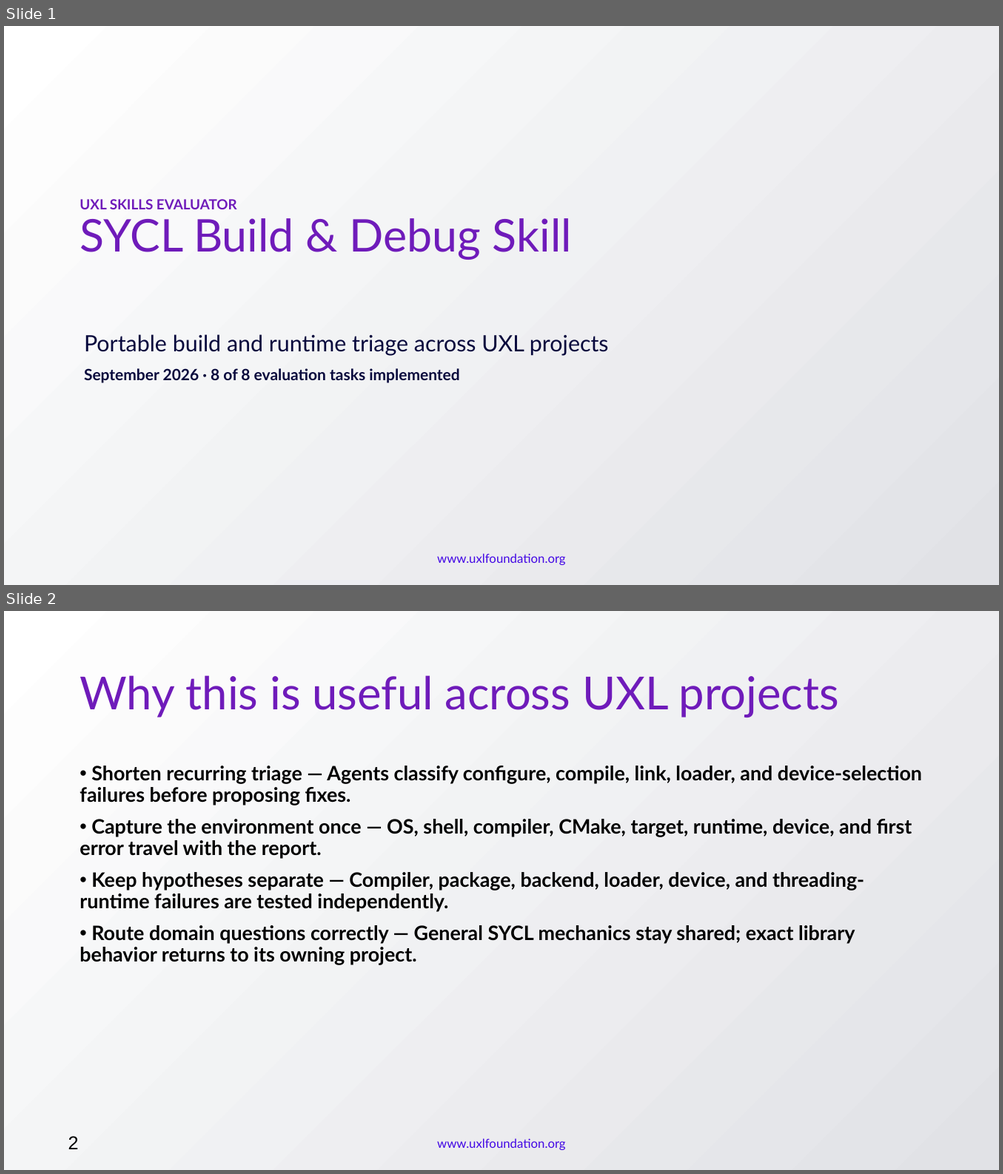
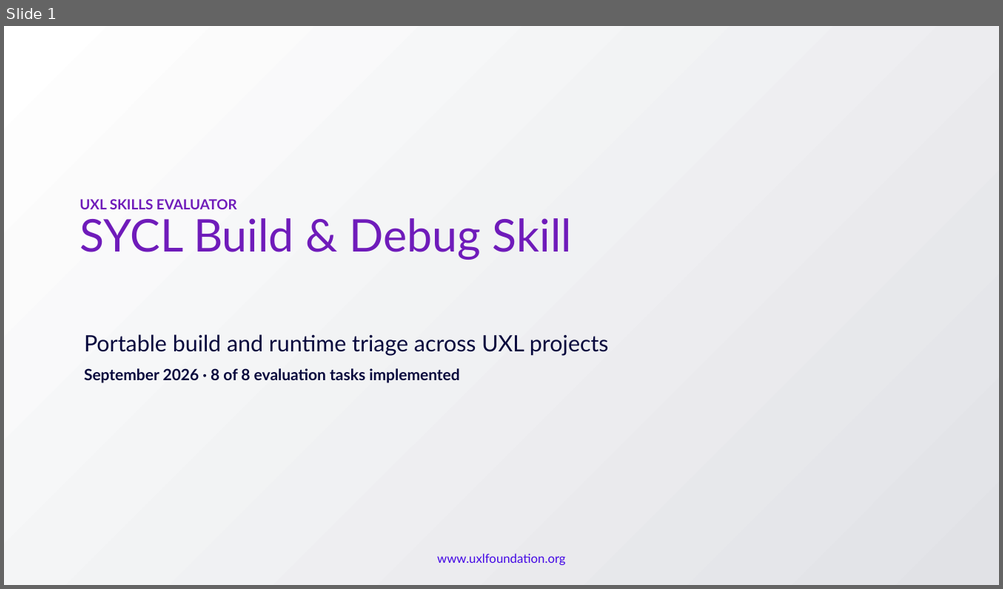
Before and after one commit to uxlfoundation/skills, a slide deck: evaluation/dashboard/public/decks/uxl-sycl-build-debug-maintainer-briefing.pptx. Shown one above the other, each under a label of ours: slides 1 and 2 before the commit, slide 1 after it. The pictures are 1003x1174 and 1003x589 pixels, drawn with LibreOffice and Linux fonts; fonts in the diff are those of the drawing; background and template pictures are left out. Boxes give left, top, right and bottom in pixels: in the first picture for what was removed or moved away, otherwise in the second. Text is boxed around its words. In the diff, an @@ line names an element or a change of style, - is before the commit and + after.

```diff
--- a/evaluation/dashboard/public/decks/uxl-sycl-build-debug-maintainer-briefing.pptx
+++ b/evaluation/dashboard/public/decks/uxl-sycl-build-debug-maintainer-briefing.pptx
@@ slide 2 removed at <box>4,611,999,1170</box>, background gradient #FFFFFF to #E1E2E6; not listed: 1 template element that a slide beside it also shows @@
@@ title removed at <box>79,675,839,718</box> @@
-Why this is useful across UXL projects
@@ text removed at <box>79,766,922,965</box> @@
-• Shorten recurring triage — Agents classify configure, compile, link, loader, and device-selection failures before proposing fixes.
-• Capture the environment once — OS, shell, compiler, CMake, target, runtime, device, and first error travel with the report.
-• Keep hypotheses separate — Compiler, package, backend, loader, device, and threading-runtime failures are tested independently.
-• Route domain questions correctly — General SYCL mechanics stay shared; exact library behavior returns to its owning project.
@@ text removed at <box>68,1136,79,1150</box> @@
-2
```
Also in this commit, not shown: 5 slides changed, 22 other files.
